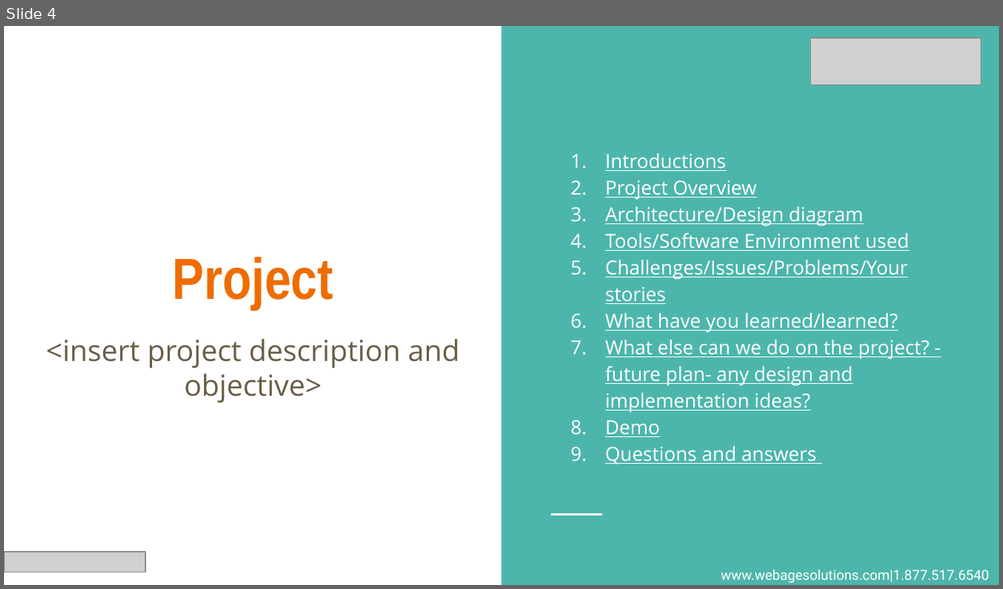
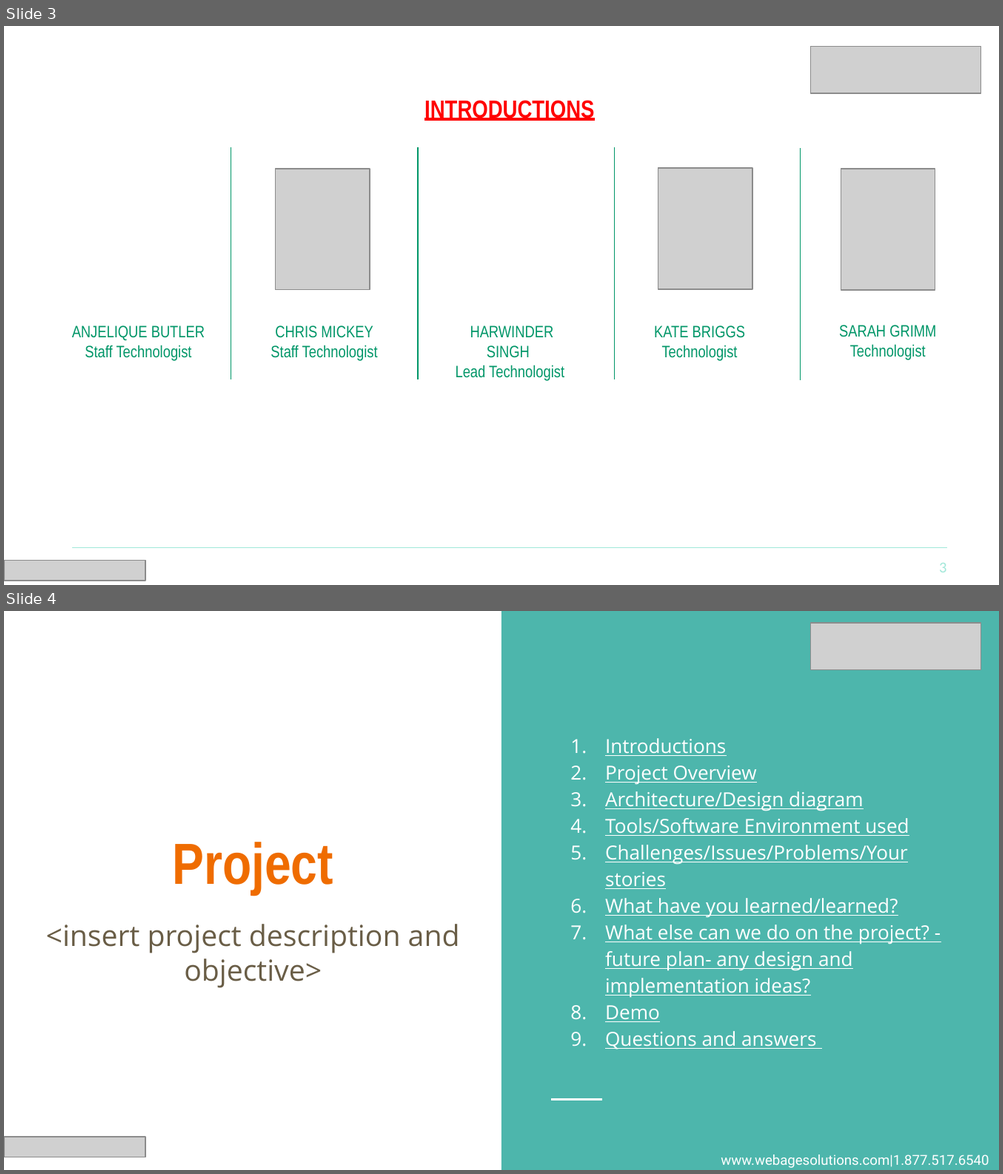
Before and after one commit to kbriggzi/Team1, a slide deck: BAH CE Team Presentation Template.pptx. Shown one above the other, each under a label of ours: slide 4 before the commit, slides 3 and 4 after it. The pictures are 1003x589 and 1003x1174 pixels, drawn with LibreOffice and Linux fonts; fonts in the diff are those of the drawing; grey boxes stand for pictures. Boxes give left, top, right and bottom in pixels: in the first picture for what was removed or moved away, otherwise in the second. Text is boxed around its words. In the diff, an @@ line names an element or a change of style, - is before the commit and + after.

```diff
--- a/BAH CE Team Presentation Template.pptx
+++ b/BAH CE Team Presentation Template.pptx
@@ slide 3 added at box(4, 26, 999, 585), background #FFFFFF @@
@@ picture added at box(811, 46, 981, 93) @@
@@ title added at box(424, 100, 594, 121), 18 pt, text #FF0000, bold, underline @@
+INTRODUCTIONS
@@ line added from (230, 147) to (230, 379), #009668 0.75 pt @@
@@ line added from (418, 147) to (418, 379), #009668 0.75 pt @@
@@ line added from (614, 147) to (614, 379), #009668 0.75 pt @@
@@ line added from (800, 148) to (800, 380), #009668 0.75 pt @@
@@ picture added at box(276, 170, 370, 291) @@
@@ picture added at box(657, 168, 752, 289) @@
@@ picture added at box(840, 170, 934, 291) @@
@@ text added at box(72, 326, 205, 361), 12 pt, text #009668 @@
+ANJELIQUE BUTLER
+Staff Technologist
@@ text added at box(270, 326, 378, 361), 12 pt, text #009668 @@
+CHRIS MICKEY
+Staff Technologist
@@ text added at box(455, 326, 564, 381), 12 pt, text #009668 @@
+HARWINDER SINGH
+Lead Technologist
@@ text added at box(654, 326, 745, 361), 12 pt, text #009668 @@
+KATE BRIGGS
+Technologist
@@ text added at box(839, 325, 936, 360), 12 pt, text #009668 @@
+SARAH GRIMM
+Technologist
@@ line added from (73, 548) to (947, 548), #A1E8D9 0.75 pt @@
@@ picture added at box(4, 560, 145, 581) @@
@@ page number added at box(939, 563, 946, 573), 11 pt, text #A1E8D9 @@
+3
```
Also in this commit, not shown: 5 slides changed, 1 slide removed.
